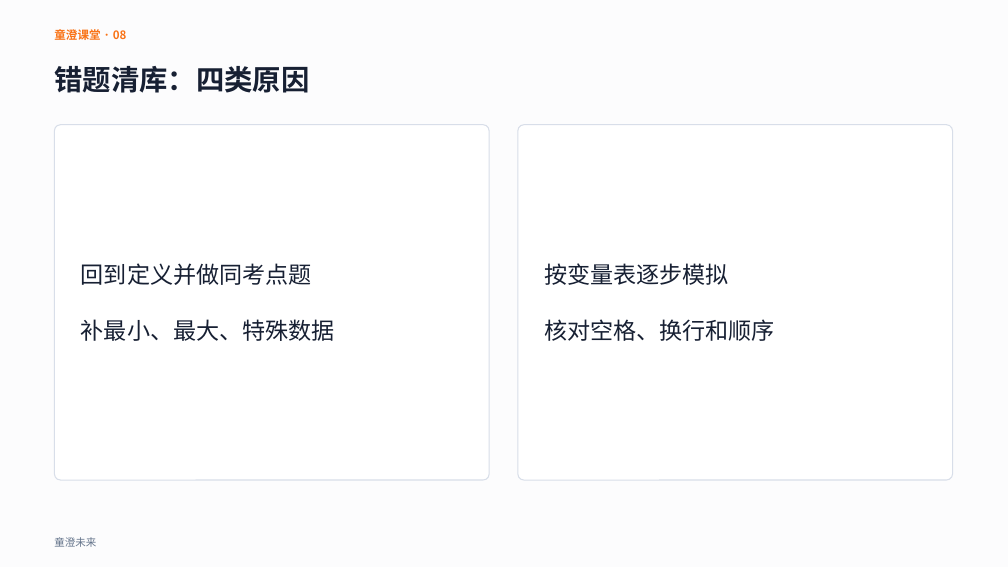
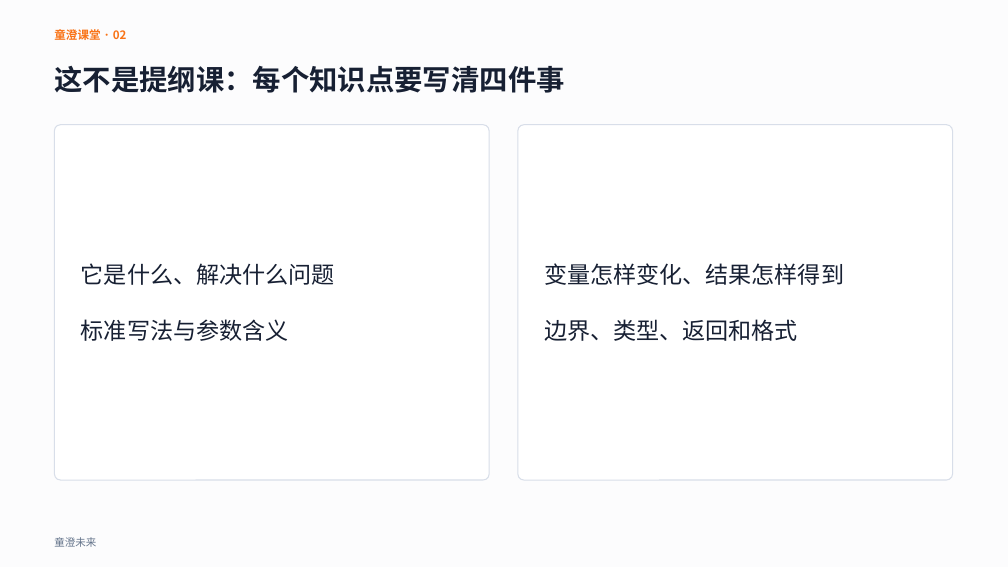
Before and after one commit to aotian/PilotDeck, a slide deck: slide 2 of workspaces/cie-cpp-level3/lesson-13/courseware.pptx (slide 8 before the commit). Drawn at 1008x567 pixels with LibreOffice and Linux fonts; fonts in the diff are those of the drawing. Boxes give left, top, right and bottom in pixels: in the first picture for what was removed or moved away, otherwise in the second. Text is boxed around its words. In the diff, an @@ line names an element or a change of style, - is before the commit and + after.

```diff
--- a/workspaces/cie-cpp-level3/lesson-13/courseware.pptx
+++ b/workspaces/cie-cpp-level3/lesson-13/courseware.pptx
@@ text at <box>54,27,127,43</box>: text changed @@
-童澄课堂 · 08
+童澄课堂 · 02
@@ text at <box>54,66,564,93</box>: text changed @@
-错题清库：四类原因
+这不是提纲课：每个知识点要写清四件事
@@ text at <box>81,263,335,341</box>: text changed @@
-回到定义并做同考点题
-补最小、最大、特殊数据
+它是什么、解决什么问题
+标准写法与参数含义
@@ text at <box>544,263,844,341</box>: text changed @@
-按变量表逐步模拟
-核对空格、换行和顺序
+变量怎样变化、结果怎样得到
+边界、类型、返回和格式
```
Also in this commit, not shown: 11 other slides changed, 18 slides added, 13 slides removed, 26 other files.
